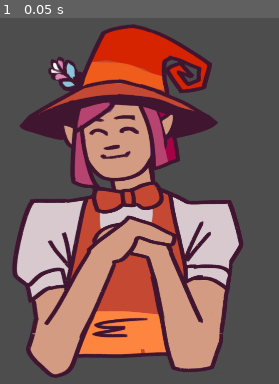
Above: before the commit, frame 1.
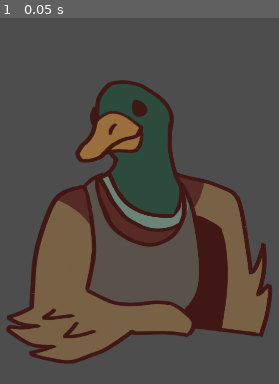
Above: after the commit, the same moment.

Repository: milana-94888u/tea-party
Game: Godot game, scene res://src/scenes/main/character.tscn
The game is run twice, just before and just after one commit, with the same random seed, the same clock (stepped at 60 frames per second) and the same inputs. This scene is started directly instead of the project's main scene.
Inputs:
- Up to frame 1 (0.05 s): no input

The runs differ from the first frame. In frame 1, 59% of the frame differs, in the area x 2-98%, y 1-99%.

Commit message:
fix dialog update

Diff:
--- /dev/null
+++ b/resources/characters/brokk.tres
@@ -0,0 +1,12 @@
+[gd_resource type="Resource" script_class="CharacterData" load_steps=3 format=3 uid="uid://c2je4p82bieq6"]
+
+[ext_resource type="Texture2D" uid="uid://d4gnfs30a8iw5" path="res://assets/Brokk idle.png" id="1_vvyns"]
+[ext_resource type="Script" path="res://src/resources/character_data.gd" id="3_bgv6o"]
+
+[resource]
+script = ExtResource("3_bgv6o")
+name = "Brokk"
+desired_effects = Array[int]([0, 0])
+undesired_effects = Array[int]([0, 0])
+back_sprite_base = ExtResource("1_vvyns")
+back_sprite_tea = ExtResource("1_vvyns")
--- a/resources/characters/mel.tres
+++ b/resources/characters/mel.tres
@@ -1,9 +1,15 @@
-[gd_resource type="Resource" script_class="CharacterData" load_steps=2 format=3 uid="uid://bkawa07t0v1ux"]
+[gd_resource type="Resource" script_class="CharacterData" load_steps=4 format=3 uid="uid://bkawa07t0v1ux"]
 
 [ext_resource type="Script" path="res://src/resources/character_data.gd" id="1_qs6bu"]
+[ext_resource type="Texture2D" uid="uid://c40jmc5vku17h" path="res://assets/mel back.png" id="1_xps2t"]
+[ext_resource type="Texture2D" uid="uid://n6njsojrnv2l" path="res://assets/mel front.png" id="2_x5npj"]
 
 [resource]
 script = ExtResource("1_qs6bu")
+name = "Mel"
 desired_effects = Array[int]([0, 0])
 undesired_effects = Array[int]([0, 0])
-name = "Mel"
+back_sprite_base = ExtResource("1_xps2t")
+front_sprite_base = ExtResource("2_x5npj")
+back_sprite_tea = ExtResource("1_xps2t")
+front_sprite_tea = ExtResource("2_x5npj")
--- /dev/null
+++ b/resources/characters/om.tres
@@ -0,0 +1,12 @@
+[gd_resource type="Resource" script_class="CharacterData" load_steps=3 format=3 uid="uid://cktjktliysf5n"]
+
+[ext_resource type="Texture2D" uid="uid://llksnxwcpya" path="res://assets/om.png" id="1_gks72"]
+[ext_resource type="Script" path="res://src/resources/character_data.gd" id="2_h8k6c"]
+
+[resource]
+script = ExtResource("2_h8k6c")
+name = "Om"
+desired_effects = Array[int]([0, 0])
+undesired_effects = Array[int]([0, 0])
+back_sprite_base = ExtResource("1_gks72")
+back_sprite_tea = ExtResource("1_gks72")
--- /dev/null
+++ b/resources/characters/selene.tres
@@ -0,0 +1,17 @@
+[gd_resource type="Resource" script_class="CharacterData" load_steps=6 format=3 uid="uid://3t4lxng5vd02"]
+
+[ext_resource type="Texture2D" uid="uid://c3xfe3t6xjd0x" path="res://assets/selene back.png" id="1_0ml4t"]
+[ext_resource type="Script" path="res://src/resources/character_data.gd" id="2_7d0hy"]
+[ext_resource type="Texture2D" uid="uid://l5btakgdn5jq" path="res://assets/selene with tea back.png" id="2_xwagg"]
+[ext_resource type="Texture2D" uid="uid://bmfo2bja04wp8" path="res://assets/selene front.png" id="3_uis3s"]
+[ext_resource type="Texture2D" uid="uid://usj37prsfvmt" path="res://assets/selene with tea hands.png" id="4_8w7rw"]
+
+[resource]
+script = ExtResource("2_7d0hy")
+name = "Selene"
+desired_effects = Array[int]([0, 0])
+undesired_effects = Array[int]([0, 0])
+back_sprite_base = ExtResource("1_0ml4t")
+front_sprite_base = ExtResource("3_uis3s")
+back_sprite_tea = ExtResource("2_xwagg")
+front_sprite_tea = ExtResource("4_8w7rw")
--- /dev/null
+++ b/resources/characters/vivienne.tres
@@ -0,0 +1,15 @@
+[gd_resource type="Resource" script_class="CharacterData" load_steps=4 format=3 uid="uid://cjniub0lh24nm"]
+
+[ext_resource type="Texture2D" uid="uid://bq7xb5yopt4pm" path="res://assets/vivienne back.png" id="1_xx1hw"]
+[ext_resource type="Script" path="res://src/resources/character_data.gd" id="2_nc5m1"]
+[ext_resource type="Texture2D" uid="uid://dpla5kyf3s51c" path="res://assets/vivienne front.png" id="2_xjtyj"]
+
+[resource]
+script = ExtResource("2_nc5m1")
+name = "Vivienne"
+desired_effects = Array[int]([0, 0])
+undesired_effects = Array[int]([0, 0])
+back_sprite_base = ExtResource("1_xx1hw")
+front_sprite_base = ExtResource("2_xjtyj")
+back_sprite_tea = ExtResource("1_xx1hw")
+front_sprite_tea = ExtResource("2_xjtyj")
--- a/src/scenes/main/character.gd
+++ b/src/scenes/main/character.gd
@@ -1,3 +1,4 @@
+@tool
 extends Control
 
 
@@ -8,6 +9,12 @@
 }
 
 
+@export var has_cup := false:
+	set(value):
+		has_cup = value
+		set_correct_sprites()
+
+
 @onready var back_sprite := %CharacterBack as TextureRect
 @onready var cup_spot := %CupSpot as Control
 @onready var front_sprite := %CharacterFront as TextureRect
@@ -16,7 +23,25 @@
 @export var state := CharacterState.INITIAL
 
 
-@export var character_data: CharacterData
+func set_correct_sprites() -> void:
+	if not is_node_ready():
+		await ready
+	if not is_instance_valid(character_data):
+		back_sprite.texture = null
+		front_sprite.texture = null
+		return
+	if has_cup:
+		back_sprite.texture = character_data.back_sprite_tea
+		front_sprite.texture = character_data.front_sprite_tea
+	else:
+		back_sprite.texture = character_data.back_sprite_base
+		front_sprite.texture = character_data.front_sprite_base
+
+
+@export var character_data: CharacterData:
+	set(value):
+		character_data = value
+		set_correct_sprites()
 
 @export var introduction_dialog: Array[DialogLineData]
 @export var upset_dialog: Array[DialogLineData]
@@ -27,6 +52,7 @@
 
 func give_cup(cup: Cup) -> void:
 	cup.reparent(cup_spot, false)
+	has_cup = true
 
 
 func evaluate_tea() -> void:
--- a/src/scenes/main/character.tscn
+++ b/src/scenes/main/character.tscn
@@ -1,8 +1,9 @@
-[gd_scene load_steps=4 format=3 uid="uid://cebisjuser8u0"]
+[gd_scene load_steps=5 format=3 uid="uid://cebisjuser8u0"]
 
 [ext_resource type="Script" path="res://src/scenes/main/character.gd" id="1_10xxw"]
-[ext_resource type="Texture2D" uid="uid://c40jmc5vku17h" path="res://assets/mel back.png" id="2_bplfg"]
-[ext_resource type="Texture2D" uid="uid://n6njsojrnv2l" path="res://assets/mel front.png" id="3_no06w"]
+[ext_resource type="Resource" uid="uid://cjniub0lh24nm" path="res://resources/characters/vivienne.tres" id="2_vq6um"]
+[ext_resource type="Texture2D" uid="uid://bq7xb5yopt4pm" path="res://assets/vivienne back.png" id="3_xev82"]
+[ext_resource type="Texture2D" uid="uid://dpla5kyf3s51c" path="res://assets/vivienne front.png" id="4_ra1tu"]
 
 [node name="Character" type="Control"]
 layout_mode = 3
@@ -12,6 +13,7 @@
 grow_horizontal = 2
 grow_vertical = 2
 script = ExtResource("1_10xxw")
+character_data = ExtResource("2_vq6um")
 
 [node name="CharacterBack" type="TextureRect" parent="."]
 unique_name_in_owner = true
@@ -19,7 +21,7 @@
 layout_mode = 0
 offset_right = 40.0
 offset_bottom = 40.0
-texture = ExtResource("2_bplfg")
+texture = ExtResource("3_xev82")
 
 [node name="CupSpot" type="Control" parent="."]
 unique_name_in_owner = true
@@ -32,4 +34,4 @@
 layout_mode = 0
 offset_right = 1000.0
 offset_bottom = 1000.0
-texture = ExtResource("3_no06w")
+texture = ExtResource("4_ra1tu")
--- a/src/scenes/ui/dialog_line.gd
+++ b/src/scenes/ui/dialog_line.gd
@@ -1,11 +1,22 @@
+@tool
 extends Control
 
 
-# Called when the node enters the scene tree for the first time.
-func _ready() -> void:
-	pass # Replace with function body.
+@onready var sprite := %CharacterSprite as TextureRect
+@onready var title := %Title as Label
+@onready var line_text := %LineText as Label
 
 
-# Called every frame. 'delta' is the elapsed time since the previous frame.
-func _process(delta: float) -> void:
-	pass
+@export var dialog_line_data: DialogLineData:
+	set(value):
+		dialog_line_data = value
+		if not is_node_ready():
+			await ready
+		if not is_instance_valid(dialog_line_data) or not is_instance_valid(dialog_line_data.character):
+			sprite.texture = null
+			title.text = ""
+			line_text.text = ""
+			return
+		sprite.texture = dialog_line_data.character.back_sprite_base
+		title.text = dialog_line_data.character.name
+		line_text.text = dialog_line_data.text
--- a/src/scenes/ui/dialog_line.tscn
+++ b/src/scenes/ui/dialog_line.tscn
@@ -1,9 +1,14 @@
-[gd_scene load_steps=3 format=3 uid="uid://bhpf0livup6hx"]
+[gd_scene load_steps=6 format=3 uid="uid://bhpf0livup6hx"]
 
 [ext_resource type="Script" path="res://src/scenes/ui/dialog_line.gd" id="1_3aif4"]
+[ext_resource type="Script" path="res://src/resources/dialog_line_data.gd" id="2_f26eo"]
+[ext_resource type="Resource" uid="uid://bkawa07t0v1ux" path="res://resources/characters/mel.tres" id="2_upjlv"]
+[ext_resource type="Texture2D" uid="uid://c40jmc5vku17h" path="res://assets/mel back.png" id="4_k2ft6"]
 
-[sub_resource type="PlaceholderTexture2D" id="PlaceholderTexture2D_2ctr3"]
-size = Vector2(300, 400)
+[sub_resource type="Resource" id="Resource_hldbr"]
+script = ExtResource("2_f26eo")
+character = ExtResource("2_upjlv")
+text = "Hello"
 
 [node name="DialogLine" type="Control"]
 layout_mode = 3
@@ -13,6 +18,7 @@
 grow_horizontal = 2
 grow_vertical = 2
 script = ExtResource("1_3aif4")
+dialog_line_data = SubResource("Resource_hldbr")
 
 [node name="MarginContainer" type="MarginContainer" parent="."]
 layout_mode = 1
@@ -40,7 +46,7 @@
 size_flags_horizontal = 3
 size_flags_vertical = 3
 size_flags_stretch_ratio = 9.0
-texture = SubResource("PlaceholderTexture2D_2ctr3")
+texture = ExtResource("4_k2ft6")
 expand_mode = 2
 stretch_mode = 4
 
@@ -62,11 +68,7 @@
 custom_minimum_size = Vector2(0, 30)
 layout_mode = 2
 size_flags_vertical = 3
-text = "Thank you all for coming
-fdfssdfsd
-sdfdsf
-dssfd
-ddf"
+text = "Hello"
 horizontal_alignment = 1
 vertical_alignment = 1
 autowrap_mode = 3
